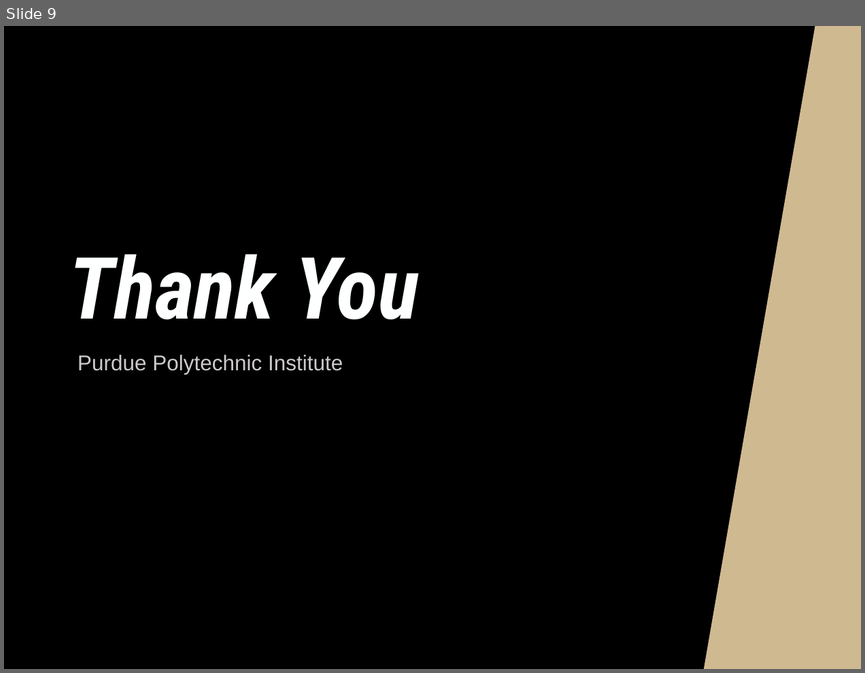
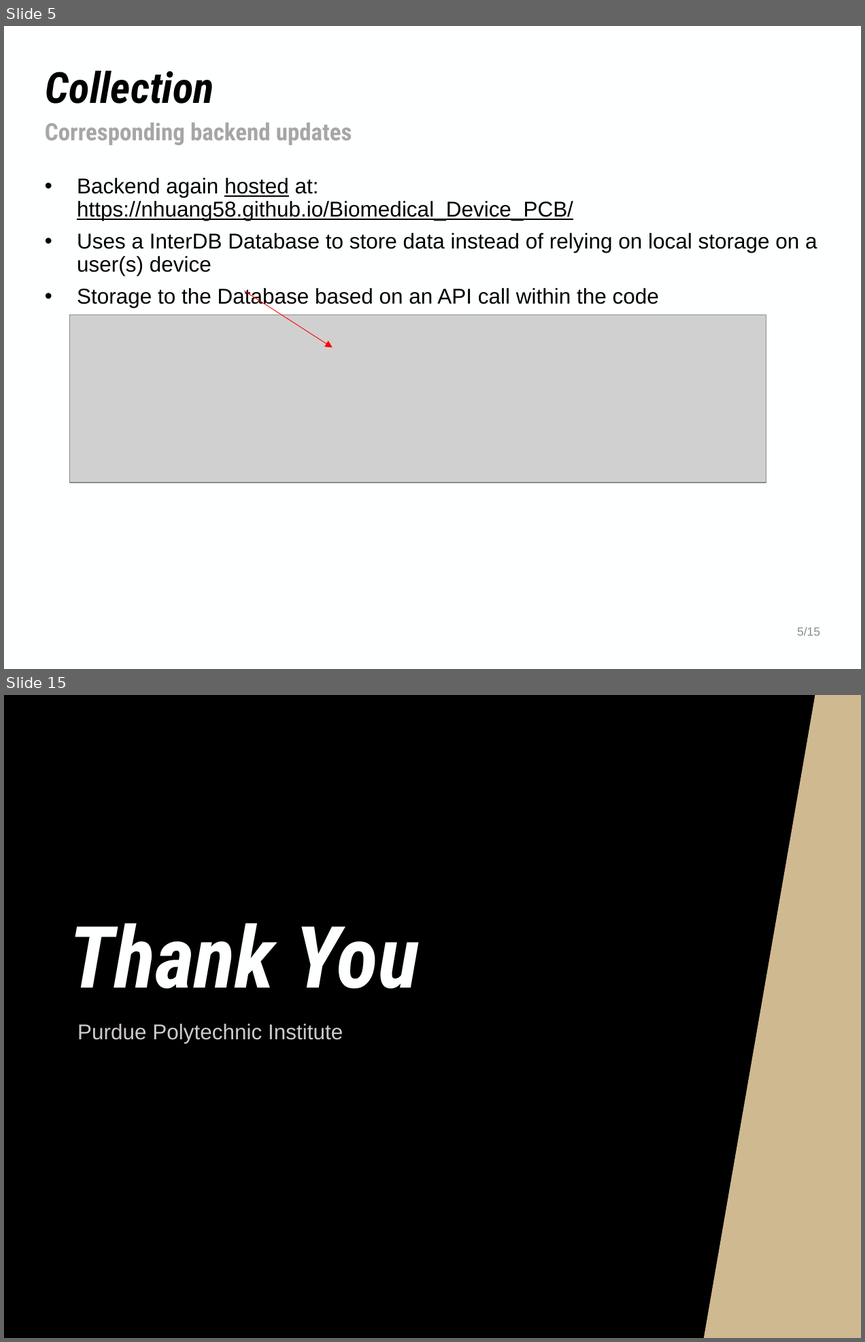
Before and after one commit to NHuang58/Biomedical_Device_PCB, a slide deck: Documentation/Slides/Week_32.pptx. Shown one above the other, each under a label of ours: slide 9 before the commit, slides 5 and 15 after it; the slides between them are not shown. The pictures are 865x673 and 865x1342 pixels, drawn with LibreOffice and Linux fonts; fonts in the diff are those of the drawing; grey boxes stand for pictures; background and template pictures are left out. Boxes give left, top, right and bottom in pixels: in the first picture for what was removed or moved away, otherwise in the second. Text is boxed around its words. In the diff, an @@ line names an element or a change of style, - is before the commit and + after.

```diff
--- a/Documentation/Slides/Week_32.pptx
+++ b/Documentation/Slides/Week_32.pptx
@@ slide 5 added at (4,26,861,669), background #FEFFFF @@
@@ title added at (45,70,214,104), 36 pt, text #000000, bold, italic @@
+Collection
@@ text added at (45,123,352,145), 20 pt, text #A6A6A6, bold @@
+Corresponding backend updates
@@ text added at (77,178,817,308), 18 pt, text #000000 @@
+• Backend again hosted at: https://nhuang58.github.io/Biomedical_Device_PCB/
+• Uses a InterDB Database to store data instead of relying on local storage on a user(s) device
+• Storage to the Database based on an API call within the code
@@ arrow added from (245, 291) to (332, 347), #FF0000 0.5 pt @@
@@ picture added at (70,315,766,483) @@
@@ text added at (797,626,820,635), 10 pt, text #8C8C8C @@
+5/15
@@ what was slide 9 is now slide 15 @@
```
Also in this commit, not shown: 3 slides changed, 10 other slides added, 5 slides removed, 16 other files.
